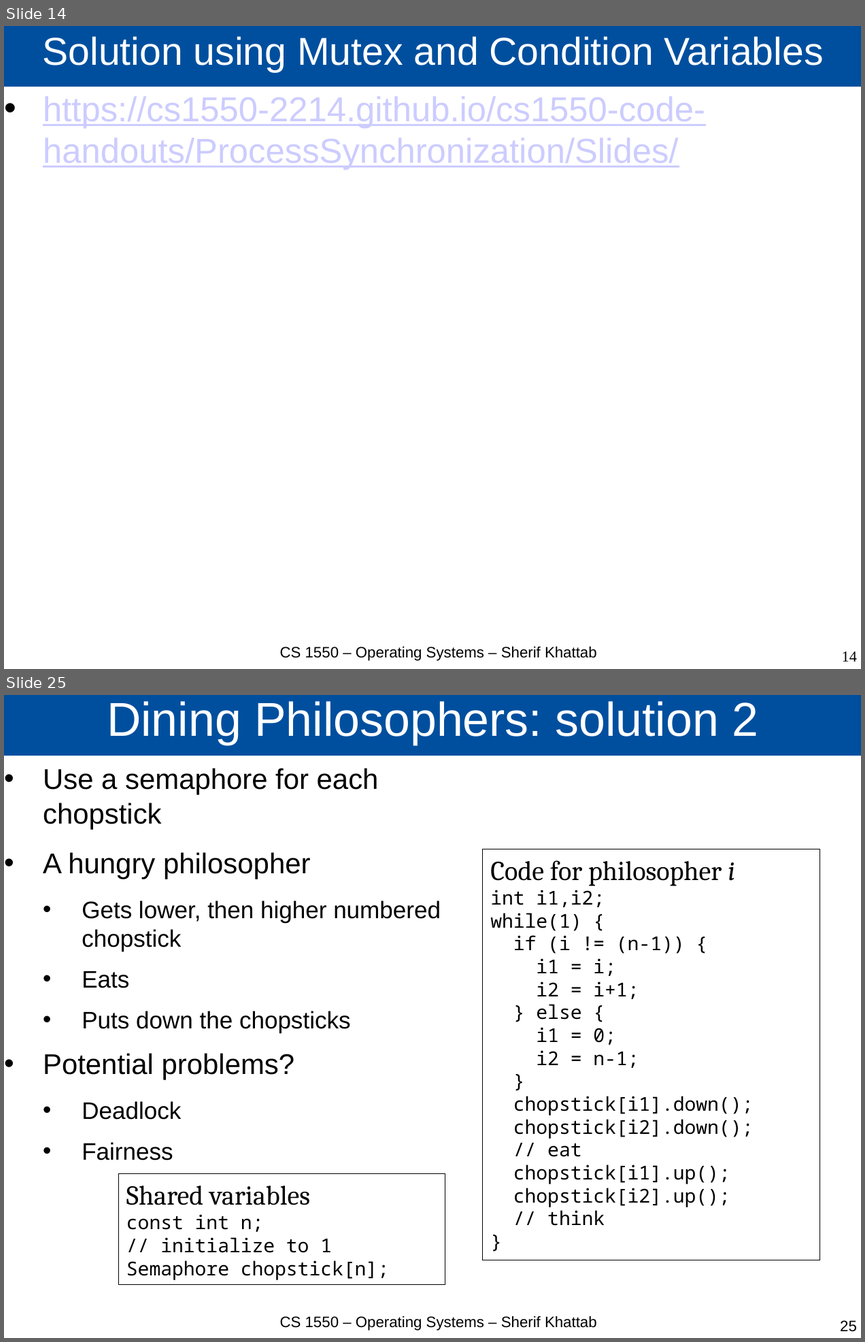
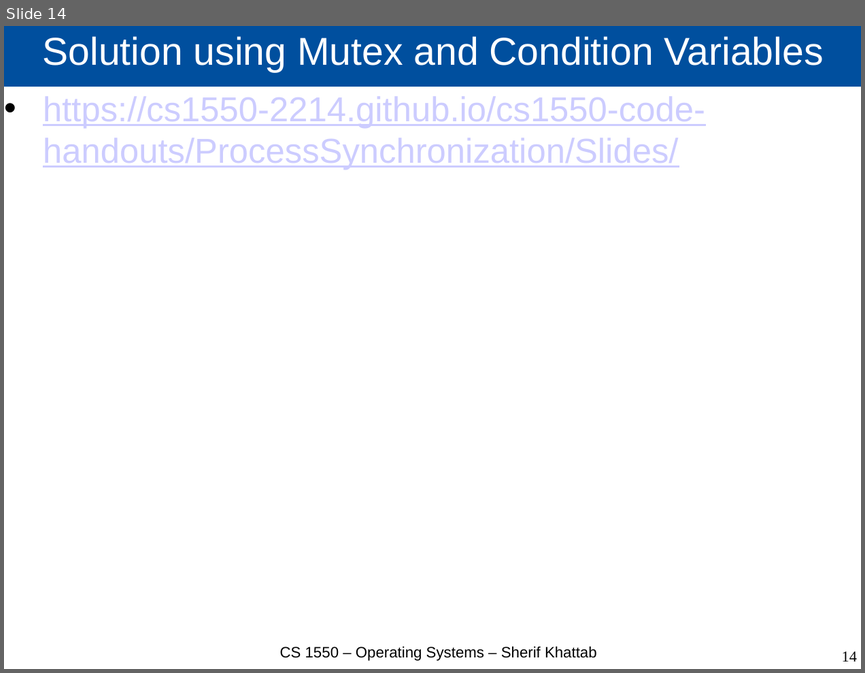
Before and after one commit to cs1550-2244/cs1550-code-handouts, a slide deck: DraftSlides/Lecture8.pptx. Shown one above the other, each under a label of ours: slides 14 and 25 before the commit, slide 14 after it; the slides between them are not shown. The pictures are 865x1342 and 865x673 pixels, drawn with LibreOffice and Linux fonts; fonts in the diff are those of the drawing. Boxes give left, top, right and bottom in pixels: in the first picture for what was removed or moved away, otherwise in the second. Text is boxed around its words. In the diff, an @@ line names an element or a change of style, - is before the commit and + after.

```diff
--- a/DraftSlides/Lecture8.pptx
+++ b/DraftSlides/Lecture8.pptx
@@ slide 25 removed at <box>4,695,861,1338</box>, background #FFFFFF @@
@@ title removed at <box>4,695,861,756</box> @@
-Dining Philosophers: solution 2
@@ text removed at <box>43,768,441,1160</box> @@
-• Use a semaphore for each chopstick
-• A hungry philosopher
-  • Gets lower, then higher numbered chopstick
-  • Eats
-  • Puts down the chopsticks
-• Potential problems?
-  • Deadlock
-  • Fairness
@@ rectangle removed at <box>483,849,821,1259</box> @@
-Code for philosopher i
-int i1,i2;
-while(1) {
-if (i != (n-1)) {
-i1 = i;
-i2 = i+1;
-} else {
-i1 = 0;
-i2 = n-1;
-}
-chopstick[i1].down();
-chopstick[i2].down();
-// eat
-chopstick[i1].up();
-chopstick[i2].up();
-// think
-}
@@ rectangle removed at <box>118,1173,445,1284</box> @@
-Shared variables
-const int n;
-// initialize to 1
-Semaphore chopstick[n];
@@ text removed at <box>280,1316,597,1330</box> @@
-CS 1550 – Operating Systems – Sherif Khattab
@@ page number removed at <box>840,1320,857,1331</box> @@
-25
```
Also in this commit, not shown: 1 slide changed, 12 other slides removed, 3 other files.
